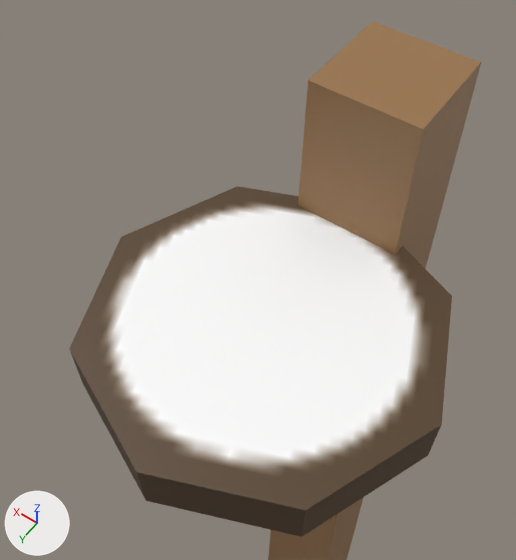
Before and after pictures for a commit that changed the Blender file assets/blender/items/fishing_pole/fishing_pole.blend.
Camera for both pictures: a camera (50 mm lens) standing at (-0.048, 0.116, 2.112) and looking at (0.002, 0.045, 2.0). The lights are fixed; the arrows at lower left show +X, +Y and +Z. The first picture is the older version.

The first picture shows 'Cylinder.003', 'Pole'.
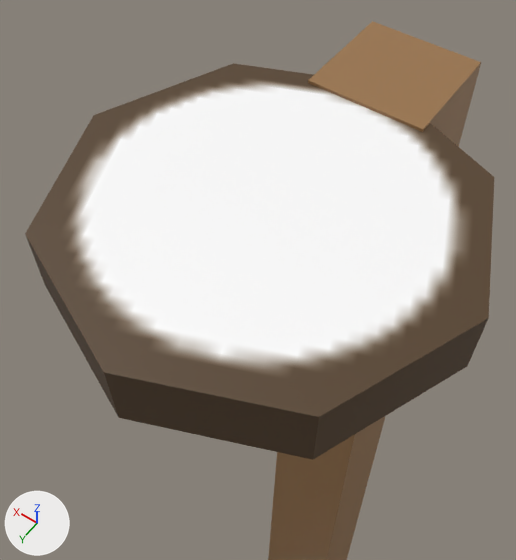
Location of each change, [x1, y1, x2, y2] in pixels of the pictures (516 x 560 px):
'Cylinder.003', moved: before [69, 186, 452, 537]; after [25, 63, 494, 460]

What changed in the scene script:
```text
Change ob_cylinder_003:
    ob_cylinder_003.location: (0.0, 0.0, 0.0) -> (0.0, 0.0, 0.0351)
```
